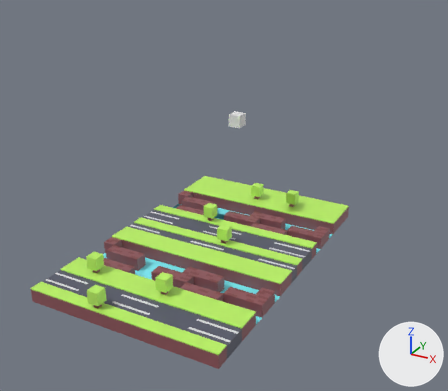
Two versions of the Blender file Practica03/CrossyRoad.blend, one commit apart.
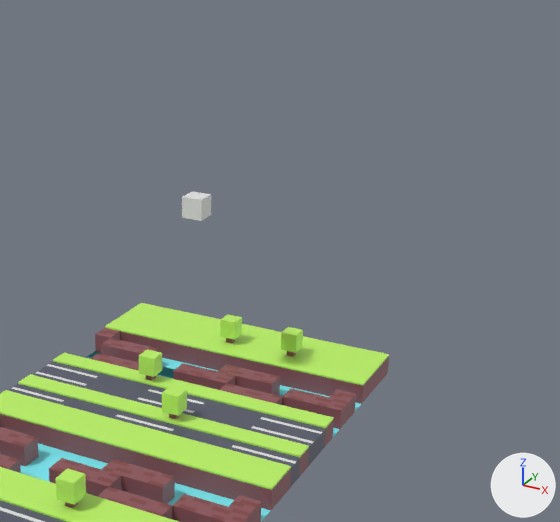
Each version appears first whole from a camera (50 mm lens) standing at (44.4, -85.0, 48.8) and looking at (-13.2, 19.6, -3.5), and next in a close-up on the part from 28% to 100% of the width and 0% to 78% of the height. Arrows for +X, +Y and +Z are at lower right; the lights stay in place.

The scene before the commit, as lines of its bpy script (objects in view):
```python
me_cube = bpy.data.meshes.new('Cube')
me_cube.from_pydata(...)  # 12 vertices, 10 faces; spans x -1.0..1.0, y -1.0..1.0, z -1.0..1.0
me_cube.materials.append(mat_material)  # white #e7e7e7
me_cube_003 = bpy.data.meshes.new('Cube.003')
me_cube_003.from_pydata(...)  # 126 vertices, 108 faces; spans x -5.0..1.0, y -1.0..1.0, z -1.0..1.0
# faces by material slot: [93, 15]
me_cube_003.materials.append(mat_material_008)  # brown #8e555b
me_cube_003.materials.append(mat_material_004)  # brown #814141
me_plane_059 = bpy.data.meshes.new('Plane.059')
me_plane_059.from_pydata(...)  # 112 vertices, 96 faces; spans x -1.0..1.0, y -1.0..7.0, z 0.0..2.19
# faces by material slot: [24, 72]
me_plane_059.materials.append(mat_material_008)  # brown #8e555b
me_plane_059.materials.append(mat_material_006)  # green #bdf465
ob_cube = bpy.data.objects.new('Cube', me_cube)
ob_cube.location = (0.0, 0.0, 20.0)
ob_cube_009 = bpy.data.objects.new('Cube.009', me_cube_003)
ob_cube_009.location = (6.0, -18.0, 1.0)
ob_plane_022 = bpy.data.objects.new('Plane.022', me_plane_059)
ob_plane_022.location = (0.0, 8.0, 0.0)
ob_plane_022.scale = (15.0, 1.0, 1.0)
# also in view: 'Cube.021' at (2.1, -25.0, 3.5); 'Plane.012' at (0.0, -10.0, 1.0); 'Plane.011' at (0.0, -8.0, 1.1); 'Cube.012' at (-10.0, -18.0, 1.0); 'Plane.026' at (0.0, 3.0, 0.0)
```
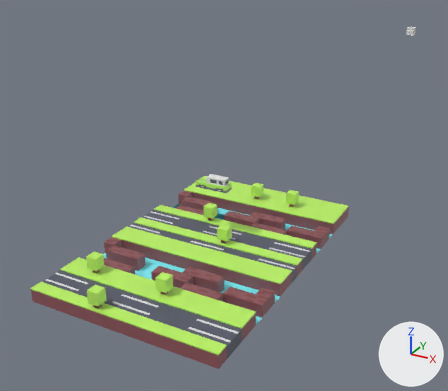
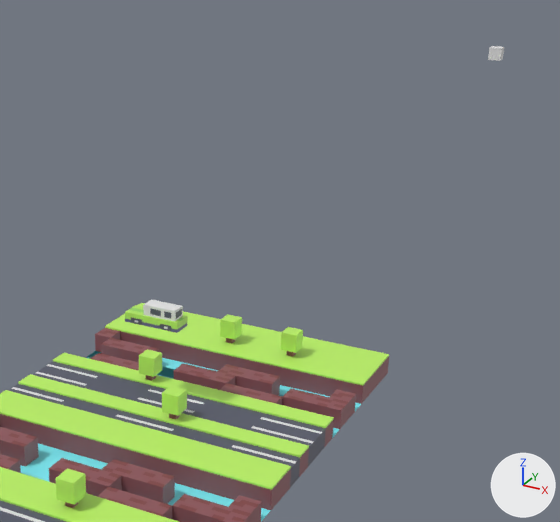
Location of each change, [x1, y1, x2, y2] in pixels of the close-ups (560 x 522 px):
'Cube.025', added: after [125, 299, 187, 333]
    faces in mat_material_002 (white #e7e7e7): [135, 299, 183, 329]
    faces in mat_material_005 (green #b9ef65): [125, 305, 187, 330]
    faces in mat_material_007 (dark blue #565969): [131, 308, 182, 331]
    faces in mat_material_003 (blue #646591): [125, 318, 187, 333]
'Cube', moved: before [182, 192, 211, 221]; after [488, 46, 504, 61]

The edits, one by one:
Material 'Material.003' (mat_material_003) is new.
Its base color is (0.127, 0.13, 0.283) (blue #646591).
Material 'Material.002' (mat_material_002) is new.
Its base color is (0.8, 0.8, 0.8) (white #e7e7e7).
Material 'Material.010' (mat_material_010) is new.
Its base color is (0.296, 0.708, 0.125) (green #94db63).
Material 'Material.005' (mat_material_005) is new.
Its base color is (0.485, 0.863, 0.13) (green #b9ef65).
Mesh me_cube_011 is new.
It has 1576 vertices, 1484 faces and spans x -1.0..1.0, y -1.0..1.0, z -1.0..3.12.
Faces by material slot: [619, 539, 84, 212, 30].
It uses material mat_material_002 (white #e7e7e7).
It uses material mat_material_007 (dark blue #565969).
It uses material mat_material_003 (blue #646591).
It uses material mat_material_005 (green #b9ef65).
It uses material mat_material_010 (green #94db63).
Object 'Cube' (ob_cube) moves from (0.0, 0.0, 20.0) to (3.6, 100.0, 20.5).
Object 'Cube.025' (ob_cube_025) is new; it shows me_cube_011.
Its location is (-1.0, -6.0, 10.7).
Its scale is (0.58, 0.58, 0.58).
Its delta scale is (4.76, 1.65, 0.82).
